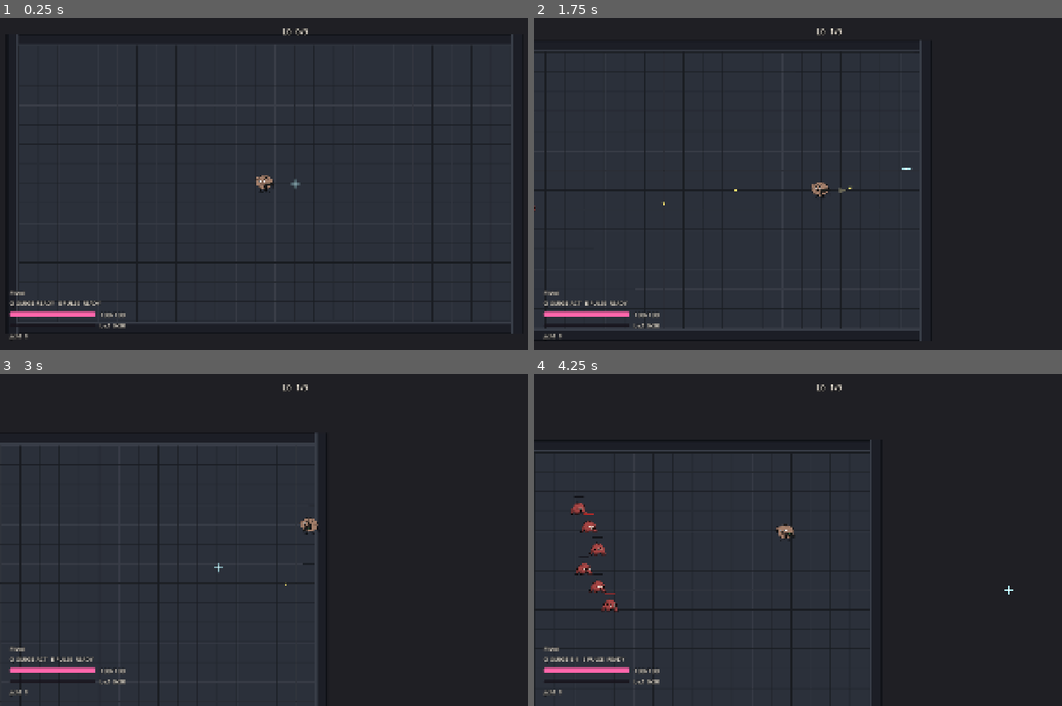
Above: before the commit, frames 1-4 (two rows, left to right).
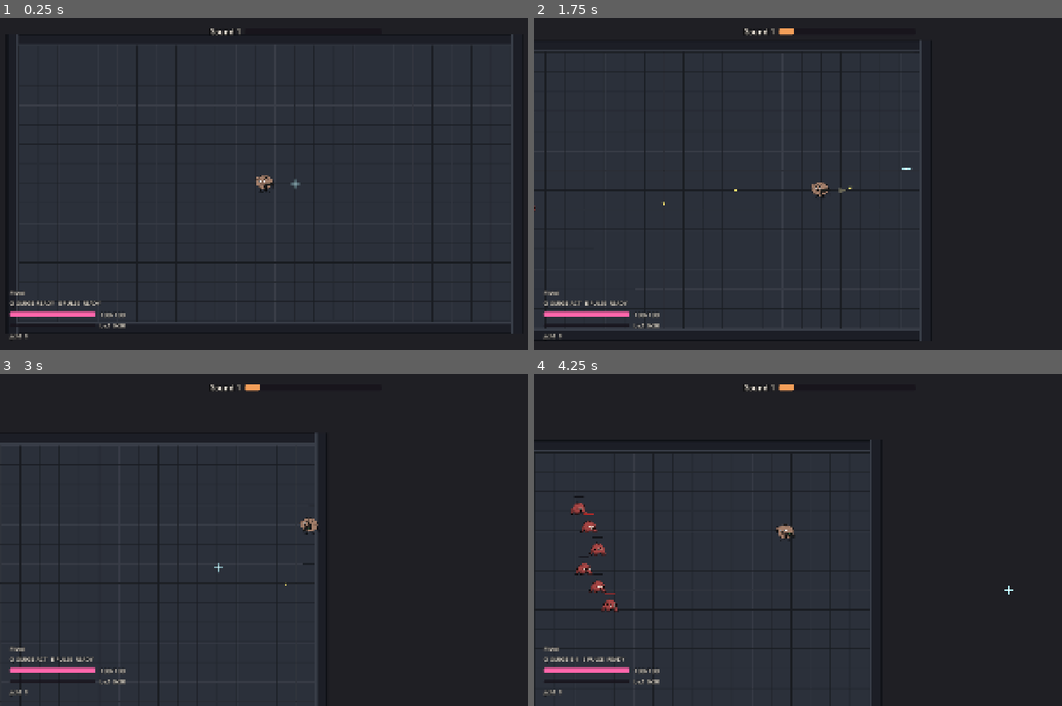
Above: after the commit, the same moments.

Repository: ZhiH2333/WPG
Game: Godot game, scene res://sandbox/combat_sandbox.tscn
Two runs of this game, one before a commit and one after it. Both use one fixed random seed, a clock stepped at 60 frames per second and the inputs below. This scene is started directly instead of the project's main scene. Sound files missing from this copy of the repository are replaced by a short silence.
Inputs (mouse positions are in pixels of both pictures, inside the frame that each line leads up to):
- Up to frame 1 (0.25 s): no input
- Up to frame 2 (1.75 s): tap Enter (ui_accept) at 0.5, 0.77 s; move the mouse to (961, 167) at 0.52 s; hold D (move_right) 0.53-1.25 s; tap Q (ability_0) at 0.6 s; click (961, 167) at 0.67 s; drag from (713, 200) to (908, 170) at 1.27 s
- Up to frame 3 (3 s): move the mouse to (353, 466) at 2.02 s; hold D (move_right) 2.03-2.75 s; hold Space (dash) 2.03-2.75 s; click (353, 466) at 2.17 s; drag from (264, 606) to (116, 490) at 2.77 s
- Up to frame 4 (4.25 s): move the mouse to (1009, 589) at 3.52 s; hold A (move_left) from 3.53 s (still down); hold 1 (weapon_pistol) from 3.53 s (still down); click (1009, 589) at 3.67 s; tap Enter (ui_accept) at 3.77 s

The runs differ from the first frame. In frame 1, 0.1% of the frame differs, in the area x 39-59%, y 3-6%; in frame 2, 0.2%; in frame 3, 0.2%; in frame 4, 0.2%.

Commit message:
:sparkles: phrases duration

Diff:
--- a/ui/game_theme.tres
+++ b/ui/game_theme.tres
@@ -930,6 +930,9 @@
 ProgressBarXp/base_type = &"ProgressBar"
 ProgressBarXp/styles/background = SubResource("sb_hp_bg")
 ProgressBarXp/styles/fill = SubResource("sb_xp_fill")
+ProgressBarPhrase/base_type = &"ProgressBar"
+ProgressBarPhrase/styles/background = SubResource("sb_hp_bg")
+ProgressBarPhrase/styles/fill = SubResource("sb_rank_fill")
 RankBar/base_type = &"ProgressBar"
 RankBar/styles/background = SubResource("sb_hp_bg")
 RankBar/styles/fill = SubResource("sb_rank_fill")
--- a/ui/hud.gd
+++ b/ui/hud.gd
@@ -5,6 +5,7 @@
 ## 血条/XP 条数值用指数缓动追目标（osu 式），数字仍瞬时；左下锚点布局不改。
 const HP_LOW_THRESHOLD: int = 20
 const BAR_SMOOTHING: float = 10.0
+const PHRASE_BAR_SMOOTHING: float = 6.0
 const ROSTER_MAX: int = 4
 const FILL_STYLE_NORMAL: StringName = &""
 const FILL_STYLE_LOW: StringName = &"ProgressBarLow"
@@ -33,7 +34,9 @@
 @onready var _weapon_label: Label = $Root/BottomLeft/WeaponLabel
 @onready var _ability_label: Label = $Root/BottomLeft/AbilityLabel
 @onready var _gold_label: Label = $Root/BottomLeft/GoldLabel
-@onready var _phrase_label: Label = $Root/PhraseLabel
+@onready var _phrase_row: HBoxContainer = $Root/PhraseRow
+@onready var _round_label: Label = $Root/PhraseRow/RoundLabel
+@onready var _phrase_bar: ProgressBar = $Root/PhraseRow/PhraseBar
 @onready var _rival_row: HBoxContainer = $Root/TopRight/RivalRow
 @onready var _rival_bar: ProgressBar = $Root/TopRight/RivalRow/HpBar
 @onready var _rival_label: Label = $Root/TopRight/RivalRow/HpLabel
@@ -146,6 +149,14 @@
 		return target
 	return lerpf(current, target, 1.0 - exp(-BAR_SMOOTHING * delta))
 
+func _approach_phrase_bar(current: float, target: float) -> float:
+	if absf(target - current) < 0.5:
+		return target
+	var delta: float = get_process_delta_time()
+	var t: float = 1.0 - exp(-PHRASE_BAR_SMOOTHING * delta)
+	var ease: float = 1.0 - pow(1.0 - t, 4.0)
+	return lerpf(current, target, ease)
+
 func _refresh_gold() -> void:
 	var gold: int = 0
 	if _run_session != null:
@@ -204,18 +215,19 @@
 
 func _refresh_phrase() -> void:
 	if _is_battle:
-		_phrase_label.text = "BATTLE"
-		return
-	var phrase: String = "-"
+		_round_label.text = "BATTLE"
+		_phrase_bar.visible = false
+		return
+	_phrase_bar.visible = true
+	var phrase_index: int = 0
 	if _encounter != null:
-		phrase = _encounter.get_phrase_label()
+		phrase_index = _encounter.get_phrase_index()
 	var loop_index: int = 0
 	if _run_session != null:
 		loop_index = _run_session.get_loop_index()
-	if _run_session != null and _run_session.get_loop_goal() > 0:
-		_phrase_label.text = "L%d/%d  %s" % [loop_index, _run_session.get_loop_goal(), phrase]
-		return
-	_phrase_label.text = "L%d  %s" % [loop_index, phrase]
+	_round_label.text = "Round %d" % (loop_index + 1)
+	_phrase_bar.max_value = float(EncounterPhrases.PHRASE_TOTAL)
+	_phrase_bar.value = _approach_phrase_bar(_phrase_bar.value, float(phrase_index))
 
 func _refresh_rival(delta: float) -> void:
 	if not _is_battle or _rival_row == null or not _rival_row.visible:
--- a/ui/hud.tscn
+++ b/ui/hud.tscn
@@ -219,7 +219,7 @@
 theme_type_variation = &"HudHp"
 text = "s5  0/0"
 
-[node name="PhraseLabel" type="Label" parent="Root"]
+[node name="PhraseRow" type="HBoxContainer" parent="Root"]
 layout_mode = 1
 anchors_preset = 5
 anchor_left = 0.5
@@ -233,7 +233,23 @@
 grow_horizontal = 2
 pivot_offset = Vector2(280, 20)
 mouse_filter = 2
+theme_override_constants/separation = 12
+
+[node name="RoundLabel" type="Label" parent="Root/PhraseRow"]
+layout_mode = 2
+mouse_filter = 2
 theme_type_variation = &"HudPhrase"
-text = "L0  0/9"
+text = "Round 1"
 horizontal_alignment = 1
 vertical_alignment = 1
+
+[node name="PhraseBar" type="ProgressBar" parent="Root/PhraseRow"]
+custom_minimum_size = Vector2(280, 20)
+layout_mode = 2
+size_flags_horizontal = 3
+size_flags_vertical = 4
+mouse_filter = 2
+theme_type_variation = &"ProgressBarPhrase"
+max_value = 9.0
+value = 0.0
+show_percentage = false
